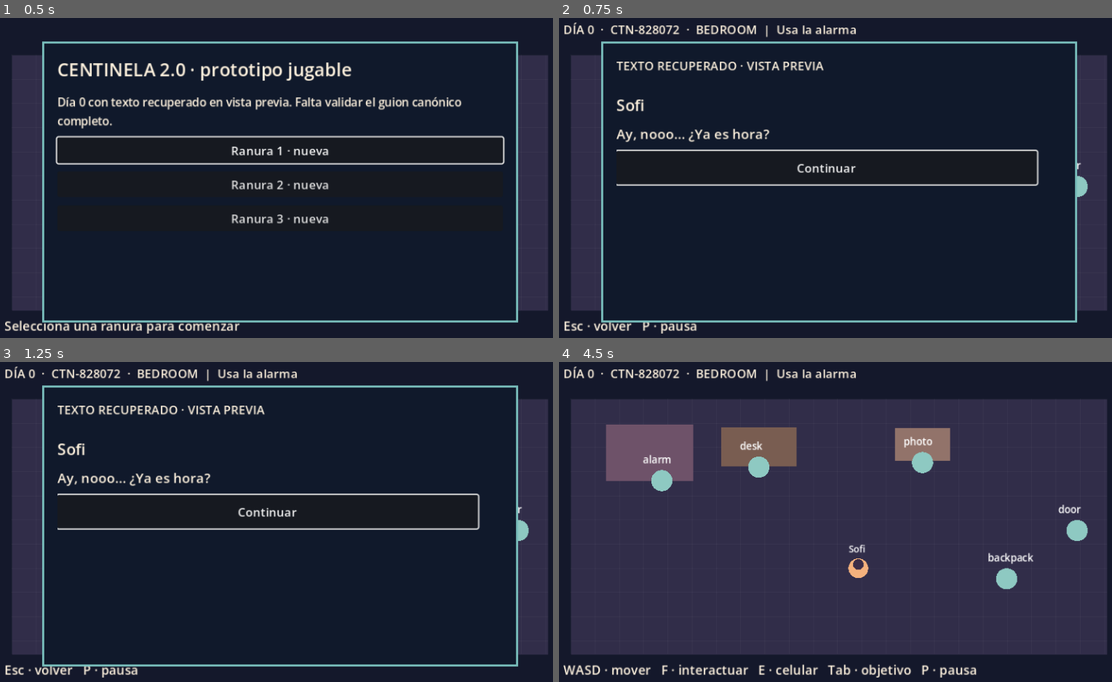
Above: before the commit, frames 1-4 (two rows, left to right).
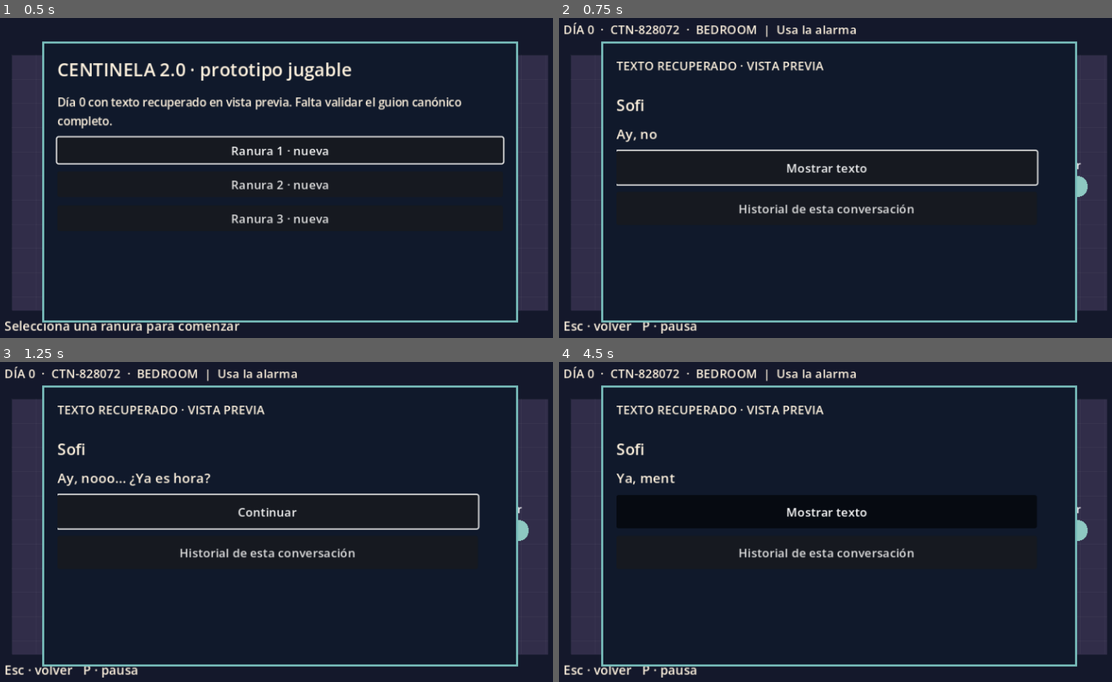
Above: after the commit, the same moments.

Repository: SmashALV/Centinela
Game: Godot game, scene res://scenes/Main.tscn
Same seed, same stepped clock (60 frames per second), same inputs: the game is played once before the commit and once after it.
Inputs (mouse positions are in pixels of both pictures, inside the frame that each line leads up to):
- Up to frame 1 (0.5 s): no input
- Up to frame 2 (0.75 s): click "Ranura 1 · nueva" at 0.5 s
- Up to frame 3 (1.25 s): no input
- Up to frame 4 (4.5 s): click "Continuar" at 1.25 s; click (824, 512) at 2 s, where only the run after the commit has a clickable "Mostrar texto"; click (824, 554) at 2.75 s, where only the run after the commit has a clickable "Historial de esta conversación"; click (824, 480) at 3.5 s, where only the run after the commit has a clickable "Volver al diálogo"; tap Enter at 4.25 s; move the mouse to (968, 509) at 4.27 s; hold D (move_right) from 4.28 s (still down); hold Tab (objective) from 4.28 s (still down); click (968, 509) at 4.42 s

Frame 1 is identical in both runs. In frame 2, 1.1% of the frame differs, in the area x 17-65%, y 34-62%; in frame 3, 0.5%; in frame 4, 71%, in the area x 0-94%, y 7-99%.

Commit message:
Add dialogue reading controls and saved conversation history

Diff:
--- a/project.godot
+++ b/project.godot
@@ -11,7 +11,7 @@
 [application]
 
 config/name="Centinela 2.0"
-config/version="0.8.0-preview"
+config/version="0.9.0-preview"
 run/main_scene="res://scenes/Main.tscn"
 config/features=PackedStringArray("4.7", "GL Compatibility")
 config/icon="res://icon.svg"
--- a/scripts/GameState.gd
+++ b/scripts/GameState.gd
@@ -21,6 +21,8 @@
 var dialogue_key: String = ""
 var dialogue_position: int = 0
 var dialogue_choice: String = ""
+var dialogue_history: Array = []
+var dialogue_speed: String = "normal"
 var ui_modal: String = ""
 var hint_level: int = 0
 var music_volume: int = 50
@@ -42,6 +44,8 @@
 	dialogue_key = ""
 	dialogue_position = 0
 	dialogue_choice = ""
+	dialogue_history = []
+	dialogue_speed = "normal"
 	ui_modal = ""
 	hint_level = 0
 	music_volume = 50
@@ -58,7 +62,8 @@
 		"preview_scene": preview_scene, "preview_step": preview_step,
 		"preview_choices": preview_choices.duplicate(true), "text_size": text_size,
 		"dialogue_key": dialogue_key, "dialogue_position": dialogue_position,
-		"dialogue_choice": dialogue_choice, "ui_modal": ui_modal,
+		"dialogue_choice": dialogue_choice, "dialogue_history": dialogue_history.duplicate(),
+		"dialogue_speed": dialogue_speed, "ui_modal": ui_modal,
 		"hint_level": hint_level, "music_volume": music_volume,
 		"effects_volume": effects_volume}
 
@@ -84,6 +89,8 @@
 	var active_dialogue: Variant = data.get("dialogue_key", "")
 	var active_position: Variant = data.get("dialogue_position", 0)
 	var active_choice: Variant = data.get("dialogue_choice", "")
+	var saved_history: Variant = data.get("dialogue_history", [])
+	var saved_speed: Variant = data.get("dialogue_speed", "normal")
 	var saved_modal: Variant = data.get("ui_modal", "")
 	var saved_hint: Variant = data.get("hint_level", 0)
 	var saved_music: Variant = data.get("music_volume", 50)
@@ -95,10 +102,25 @@
 	if typeof(active_dialogue) != TYPE_STRING or active_dialogue not in ["", "wakeup", "courtyard", "group_chat"] or \
 		typeof(active_position) not in [TYPE_FLOAT, TYPE_INT] or typeof(active_choice) != TYPE_STRING:
 		return false
+	if typeof(saved_history) != TYPE_ARRAY or saved_history.size() > 100 or \
+		typeof(saved_speed) != TYPE_STRING or saved_speed not in ["slow", "normal", "fast"]:
+		return false
+	for visited in saved_history:
+		if typeof(visited) not in [TYPE_INT, TYPE_FLOAT] or int(visited) < 0 or int(visited) > 100 or float(visited) != float(int(visited)):
+			return false
 	if int(active_position) < 0 or int(active_position) > 100 or \
 		(not active_dialogue.is_empty() and data.get("phase") not in ["bedroom", "courtyard", "computer"]) or \
-		(active_dialogue.is_empty() and (int(active_position) != 0 or not active_choice.is_empty())):
+		(active_dialogue.is_empty() and (int(active_position) != 0 or not active_choice.is_empty() or not saved_history.is_empty())):
 		return false
+	if not active_dialogue.is_empty():
+		var bounds: Array = {"wakeup": [0, 2], "courtyard": [3, 13], "group_chat": [14, 22]}[active_dialogue]
+		if int(active_position) < bounds[0] or int(active_position) > bounds[1] or float(active_position) != float(int(active_position)):
+			return false
+		var last_visited: int = int(bounds[0]) - 1
+		for visited in saved_history:
+			if int(visited) < bounds[0] or int(visited) >= int(active_position) or int(visited) <= last_visited:
+				return false
+			last_visited = int(visited)
 	if not active_choice.is_empty() and active_choice not in ["D0_05_A_OPT_A", "D0_05_A_OPT_B", "D0_05_A_OPT_C"]:
 		return false
 	if typeof(saved_modal) != TYPE_STRING or saved_modal not in ["", "phone", "objective", "class"] or \
@@ -142,6 +164,10 @@
 	dialogue_key = active_dialogue
 	dialogue_position = int(active_position)
 	dialogue_choice = active_choice
+	dialogue_history = []
+	for visited in saved_history:
+		dialogue_history.append(int(visited))
+	dialogue_speed = saved_speed
 	ui_modal = saved_modal
 	hint_level = int(saved_hint)
 	music_volume = int(saved_music)
--- a/scripts/Main.gd
+++ b/scripts/Main.gd
@@ -21,6 +21,8 @@
 var preview_catalog: RefCounted
 var dialogue_key := ""
 var dialogue_choice := ""
+var dialogue_text_label: Label
+var dialogue_visible := 0.0
 var slot_loading := false
 var save_in_progress := false
 var window_guard_layer: CanvasLayer
@@ -60,6 +62,14 @@
 	_check_window_size()
 
 func _process(delta: float) -> void:
+	if modal_kind == "dialogue" and is_instance_valid(dialogue_text_label):
+		var text_length: int = dialogue_text_label.text.length()
+		if dialogue_visible < text_length:
+			var chars_per_second: float = {"slow": 18.0, "normal": 36.0, "fast": 72.0}[GameState.dialogue_speed]
+			dialogue_visible = minf(float(text_length), dialogue_visible + delta * chars_per_second)
+			dialogue_text_label.visible_characters = int(dialogue_visible)
+			if dialogue_visible >= text_length:
+				_render_dialogue(true)
 	window_check_elapsed += delta
 	if window_check_elapsed >= 0.25:
 		window_check_elapsed = 0.0
@@ -91,9 +101,11 @@
 			_show_pause()
 		get_viewport().set_input_as_handled()
 	elif event.is_action_pressed("ui_cancel"):
-		if ["phone", "objective", "pause", "class"].has(modal_kind):
+		if ["phone", "objective", "pause", "class", "dialogue_history"].has(modal_kind):
 			if modal_kind == "pause":
 				_resume_pause()
+			elif modal_kind == "dialogue_history":
+				_render_dialogue(true)
 			else:
 				_close_modal()
 			get_viewport().set_input_as_handled()
@@ -113,6 +125,10 @@
 				_commit_preview(GameState.preview_scene, GameState.preview_step + 1, str(preview_choices[preview_index].key))
 				get_viewport().set_input_as_handled()
 	elif modal_kind == "dialogue" and event is InputEventKey and event.pressed and not event.echo:
+		if dialogue_visible < dialogue_story.current_node().get("text", "").length() and event.keycode in [KEY_1, KEY_2, KEY_3, KEY_ENTER, KEY_KP_ENTER]:
+			_reveal_dialogue()
+			get_viewport().set_input_as_handled()
+			return
 		var choice_index := -1
 		match event.keycode:
 			KEY_1: choice_index = 0
@@ -522,6 +538,8 @@
 	_preview_button(body, "Tamaño de texto: " + size_label, _cycle_text_size)
 	_preview_button(body, "Música: %d %%" % GameState.music_volume, func(): _cycle_audio("music"))
 	_preview_button(body, "Efectos: %d %%" % GameState.effects_volume, func(): _cycle_audio("effects"))
+	var speed_label: String = {"slow": "Lenta", "normal": "Normal", "fast": "Rápida"}[GameState.dialogue_speed]
+	_preview_button(body, "Velocidad de diálogo: " + speed_label, _cycle_dialogue_speed)
 	_preview_button(body, "Guardar", _manual_save)
 	_preview_button(body, "Menú", _return_to_menu)
 
@@ -555,6 +573,23 @@
 	else:
 		_toast("No se pudo guardar el ajuste de audio")
 
+func _cycle_dialogue_speed() -> void:
+	if save_in_progress:
+		return
+	save_in_progress = true
+	var previous: String = GameState.dialogue_speed
+	match previous:
+		"slow": GameState.dialogue_speed = "normal"
+		"normal": GameState.dialogue_speed = "fast"
+		_: GameState.dialogue_speed = "slow"
+	if await SaveManager.save_slot_async():
+		if is_inside_tree():
+			_render_pause()
+	else:
+		GameState.dialogue_speed = previous
+		_toast("No se pudo guardar la velocidad de diálogo")
+	save_in_progress = false
+
 func _return_to_menu() -> void:
 	SyncManager.on_slot_closed()
 	await SaveManager.release_slot_async()
@@ -569,7 +604,8 @@
 		"phone": _render_phone()
 		"objective": _render_objective()
 		"class": _render_class()
-		"dialogue": _render_dialogue()
+		"dialogue": _render_dialogue(true)
+		"dialogue_history": _render_dialogue_history()
 		"result": _show_result()
 		"preview": _render_preview()
 		"preview_unplaced": _render_unplaced_preview()
@@ -602,9 +638,11 @@
 	GameState.dialogue_key = key
 	GameState.dialogue_position = dialogue_story.position
 	GameState.dialogue_choice = ""
+	GameState.dialogue_history = []
 	if await SaveManager.save_slot_async():
 		dialogue_key = key
 		dialogue_choice = ""
+		dialogue_visible = 0.0
 		if is_inside_tree():
 			_render_dialogue()
 	else:
@@ -619,21 +657,30 @@
 	dialogue_story.position = GameState.dialogue_position
 	dialogue_key = GameState.dialogue_key
 	dialogue_choice = GameState.dialogue_choice
+	dialogue_visible = 0.0
 	_render_dialogue()
 	return true
 
-func _render_dialogue() -> void:
+func _render_dialogue(preserve_reveal: bool = false) -> void:
 	modal_kind = "dialogue"
 	_clear_modal()
 	var node: Dictionary = dialogue_story.current_node()
+	if not preserve_reveal:
+		dialogue_visible = 0.0
 	_modal_text("TEXTO RECUPERADO · VISTA PREVIA", 16)
 	var body := _preview_content()
 	if not str(node.get("speaker", "")).is_empty():
 		_preview_text(body, str(node.speaker), 21)
-	if not str(node.get("text", "")).is_empty():
-		_preview_text(body, str(node.text), 18)
+	var message: String = str(node.get("text", ""))
+	dialogue_text_label = null
+	if not message.is_empty():
+		dialogue_text_label = _preview_text(body, message, 18)
+		dialogue_text_label.visible_characters = int(dialogue_visible)
+	var revealing: bool = dialogue_visible < message.length()
 	var choices: Array = node.get("choices", [])
-	if not choices.is_empty():
+	if revealing:
+		_preview_button(body, "Mostrar texto", _reveal_dialogue).grab_focus()
+	elif not choices.is_empty():
 		_preview_text(body, "Elige una respuesta (1–3). Identificadores provisionales.", 14)
 		for i in choices.size():
 			var choice_id: String = str(choices[i].choice_id)
@@ -644,15 +691,39 @@
 		_preview_button(body, "Continuar", _advance_dialogue).grab_focus()
 	else:
 		_preview_button(body, "Continuar", _complete_dialogue).grab_focus()
+	_preview_button(body, "Historial de esta conversación", _render_dialogue_history)
+
+func _reveal_dialogue() -> void:
+	dialogue_visible = float(str(dialogue_story.current_node().get("text", "")).length())
+	_render_dialogue(true)
+
+func _render_dialogue_history() -> void:
+	modal_kind = "dialogue_history"
+	_clear_modal()
+	_modal_text("HISTORIAL · conversación actual", 20)
+	var body := _preview_content()
+	var positions: Array = GameState.dialogue_history.duplicate()
+	if positions.is_empty():
+		_preview_text(body, "Todavía no hay líneas anteriores en esta conversación.", 16)
+	for position in positions:
+		if int(position) < 0 or int(position) >= dialogue_story.data.get("nodes", []).size():
+			continue
+		var line: Dictionary = dialogue_story.data.nodes[int(position)]
+		if str(line.get("text", "")).is_empty():
+			continue
+		_preview_text(body, "%s: %s" % [line.get("speaker", ""), line.get("text", "")], 17)
+	_preview_button(body, "Volver al diálogo", func(): _render_dialogue(true)).grab_focus()
 
 func _advance_dialogue() -> void:
 	if save_in_progress:
 		return
 	var previous_position: int = dialogue_story.position
+	var previous_history: Array = GameState.dialogue_history.duplicate()
 	if not dialogue_story.advance():
 		return
 	save_in_progress = true
 	GameState.dialogue_position = dialogue_story.position
+	GameState.dialogue_history.append(previous_position)
 	if await SaveManager.save_slot_async():
 		if is_inside_tree():
 			AudioManager.play_effect("confirm")
@@ -660,6 +731,7 @@
 	else:
 		dialogue_story.position = previous_position
 		GameState.dialogue_position = previous_position
+		GameState.dialogue_history = previous_history
 		_toast("No se pudo guardar el avance; reintenta")
 	save_in_progress = false
 
@@ -667,11 +739,13 @@
 	if save_in_progress:
 		return
 	var previous_position: int = dialogue_story.position
+	var previous_history: Array = GameState.dialogue_history.duplicate()
 	if not dialogue_story.advance(choice_id):
 		return
 	save_in_progress = true
 	GameState.dialogue_position = dialogue_story.position
 	GameState.dialogue_choice = choice_id
+	GameState.dialogue_history.append(previous_position)
 	if await SaveManager.save_slot_async():
 		dialogue_choice = choice_id
 		if is_inside_tree():
@@ -681,6 +755,7 @@
 		dialogue_story.position = previous_position
 		GameState.dialogue_position = previous_position
 		GameState.dialogue_choice = dialogue_choice
+		GameState.dialogue_history = previous_history
 		_toast("No se pudo guardar la opción; reintenta")
 	save_in_progress = false
 
@@ -707,6 +782,7 @@
 	GameState.dialogue_key = ""
 	GameState.dialogue_position = 0
 	GameState.dialogue_choice = ""
+	GameState.dialogue_history = []
 	if not await SaveManager.save_slot_async():
 		save_in_progress = false
 		GameState.restore(previous)
@@ -783,7 +859,7 @@
 	scroll.add_child(body)
 	return body
 
-func _preview_text(parent: VBoxContainer, value: String, size: int = 16, width: int = 545) -> void:
+func _preview_text(parent: VBoxContainer, value: String, size: int = 16, width: int = 545) -> Label:
 	var label := Label.new()
 	label.text = value
 	label.autowrap_mode = TextServer.AUTOWRAP_WORD_SMART
@@ -791,6 +867,7 @@
 	label.add_theme_font_size_override("font_size", _scaled_text_size(size))
 	label.add_theme_color_override("font_color", Color("fff3df"))
 	parent.add_child(label)
+	return label
 
 func _preview_button(parent: VBoxContainer, value: String, callback: Callable) -> Button:
 	var button := Button.new()
--- a/tests/run.gd
+++ b/tests/run.gd
@@ -77,6 +77,14 @@
 	old_audio_save.erase("effects_volume")
 	_check(GameState.restore(old_audio_save) and GameState.music_volume == 50 and GameState.effects_volume == 75, "guardado anterior usa niveles de audio predeterminados")
 	GameState.restore(saved)
+	var old_reading_save := saved.duplicate(true)
+	old_reading_save.erase("dialogue_speed")
+	old_reading_save.erase("dialogue_history")
+	_check(GameState.restore(old_reading_save) and GameState.dialogue_speed == "normal" and GameState.dialogue_history.is_empty(), "guardado anterior usa lectura normal sin historial")
+	GameState.restore(saved)
+	var bad_reading := saved.duplicate(true)
+	bad_reading.dialogue_history = [999]
+	_check(not GameState.restore(bad_reading) and GameState.snapshot() == saved, "historial inválido rechazado sin alterar partida")
 	var bad_audio := saved.duplicate(true)
 	bad_audio.effects_volume = 30
 	_check(not GameState.restore(bad_audio) and GameState.snapshot() == saved, "nivel de audio inválido rechazado sin alterar partida")
@@ -305,8 +313,11 @@
 	await main._cycle_audio("music")
 	await main._cycle_audio("effects")
 	_check(GameState.music_volume == 75 and GameState.effects_volume == 100, "volúmenes cambiados desde pausa")
+	await main._cycle_dialogue_speed()
+	_check(GameState.dialogue_speed == "fast", "velocidad de diálogo cambiada desde pausa")
 	_check(SaveManager.load_slot(1) and GameState.text_size == "large", "preferencia de texto sobrevive recarga")
 	_check(GameState.music_volume == 75 and GameState.effects_volume == 100, "volúmenes sobreviven recarga")
+	_check(GameState.dialogue_speed == "fast", "velocidad de diálogo sobrevive recarga")
 	main.window_too_small = true
 	main._resume_pause()
 	_check(main.modal_kind == "pause", "diálogo no reanuda con ventana insuficiente")
@@ -314,18 +325,32 @@
 	main._resume_pause()
 	_check(main.modal_kind == "dialogue" and main.dialogue_key == "wakeup", "pausa recupera diálogo con texto grande")
 	_check(main.modal_box.get_child(1) is ScrollContainer and main._scaled_text_size(18) == 23, "diálogo grande usa desplazamiento sin recortar opciones")
+	_check(main.dialogue_text_label.visible_characters == 0, "diálogo nuevo empieza con texto oculto")
+	main._reveal_dialogue()
+	_check(main.dialogue_text_label.visible_characters == main.dialogue_story.current_node().text.length(), "primer toque revela línea completa")
+	main._render_dialogue_history()
+	_check(main.modal_kind == "dialogue_history" and GameState.dialogue_history.is_empty(), "historial inicial no adelanta líneas")
+	main._render_dialogue(true)
+	_check(main.dialogue_text_label.visible_characters == main.dialogue_story.current_node().text.length(), "volver del historial conserva texto revelado")
 	main._notification(NOTIFICATION_APPLICATION_FOCUS_OUT)
 	_check(main.modal_kind == "pause", "diálogo pausa al perder foco")
 	main._resume_pause()
 	main._advance_dialogue()
+	_check(GameState.dialogue_history == [0], "avance guarda posición de historial")
 	var saved_dialogue_position: int = main.dialogue_story.position
 	main._show_menu()
 	main._start_slot(1)
 	_check(main.modal_kind == "dialogue" and main.dialogue_key == "wakeup" and main.dialogue_story.position == saved_dialogue_position, "recarga reanuda nodo exacto de despertar")
+	_check(GameState.dialogue_history == [0], "historial persiste al recargar")
+	main._render_dialogue_history()
+	var history_body: VBoxContainer = main.modal_box.get_child(1).get_child(0)
+	_check(history_body.get_child(0).text == "Sofi: Ay, nooo... ¿Ya es hora?", "historial muestra línea literal anterior")
+	main._render_dialogue(true)
 	while main.dialogue_story.current_node().get("next", null) != null:
 		main._advance_dialogue()
 	main._complete_dialogue()
 	_check(GameState.flags.get("wakeup_seen", false) and main.modal_kind == "", "despertar completado y guardado")
+	_check(GameState.dialogue_history.is_empty(), "historial se limpia al terminar conversación")
 	await main._show_phone()
 	_check(main.modal_kind == "phone" and GameState.ui_modal == "phone", "celular abierto se guarda")
 	main._show_menu()
Not shown, changed: docs/STUDENT_GUIDE.md
